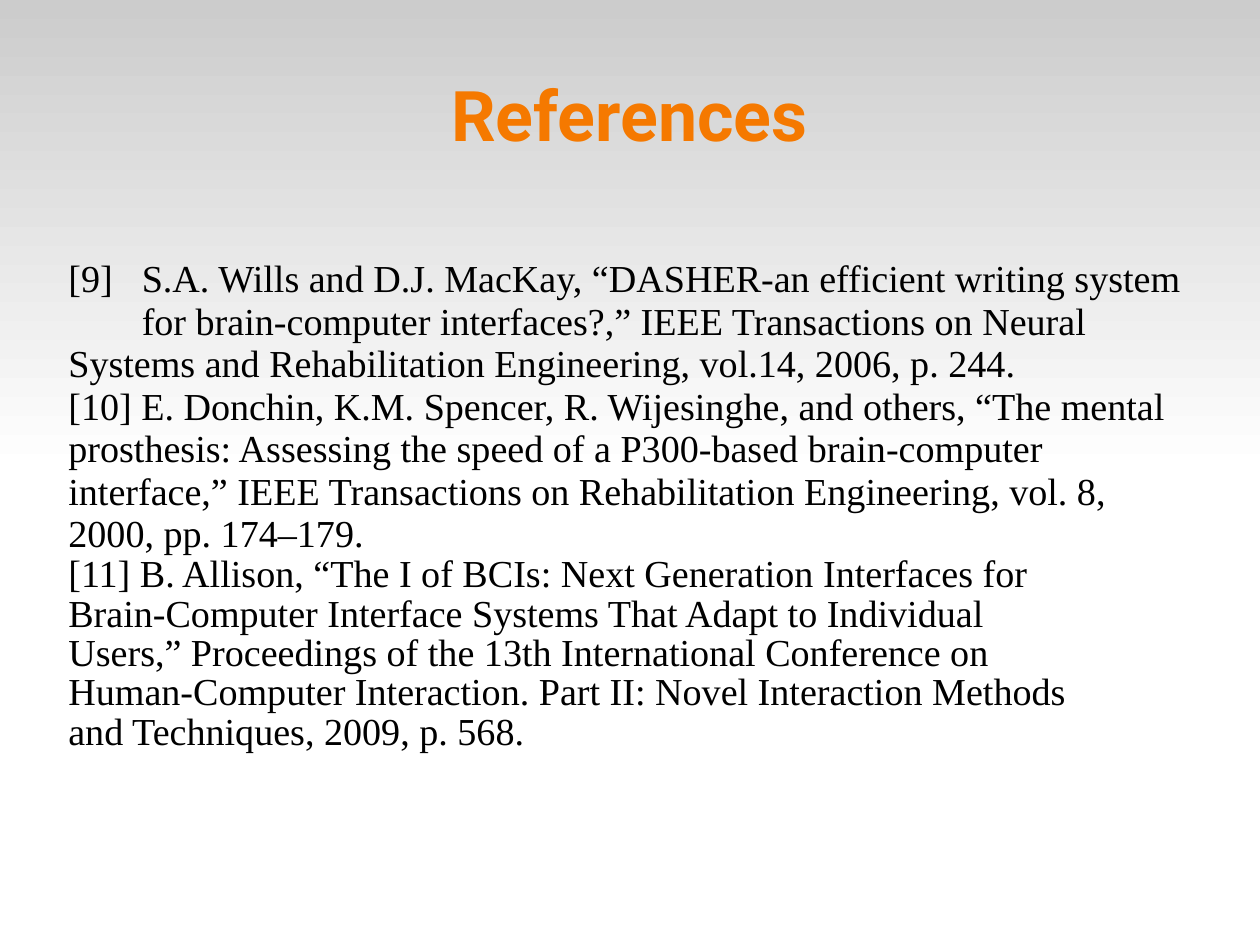
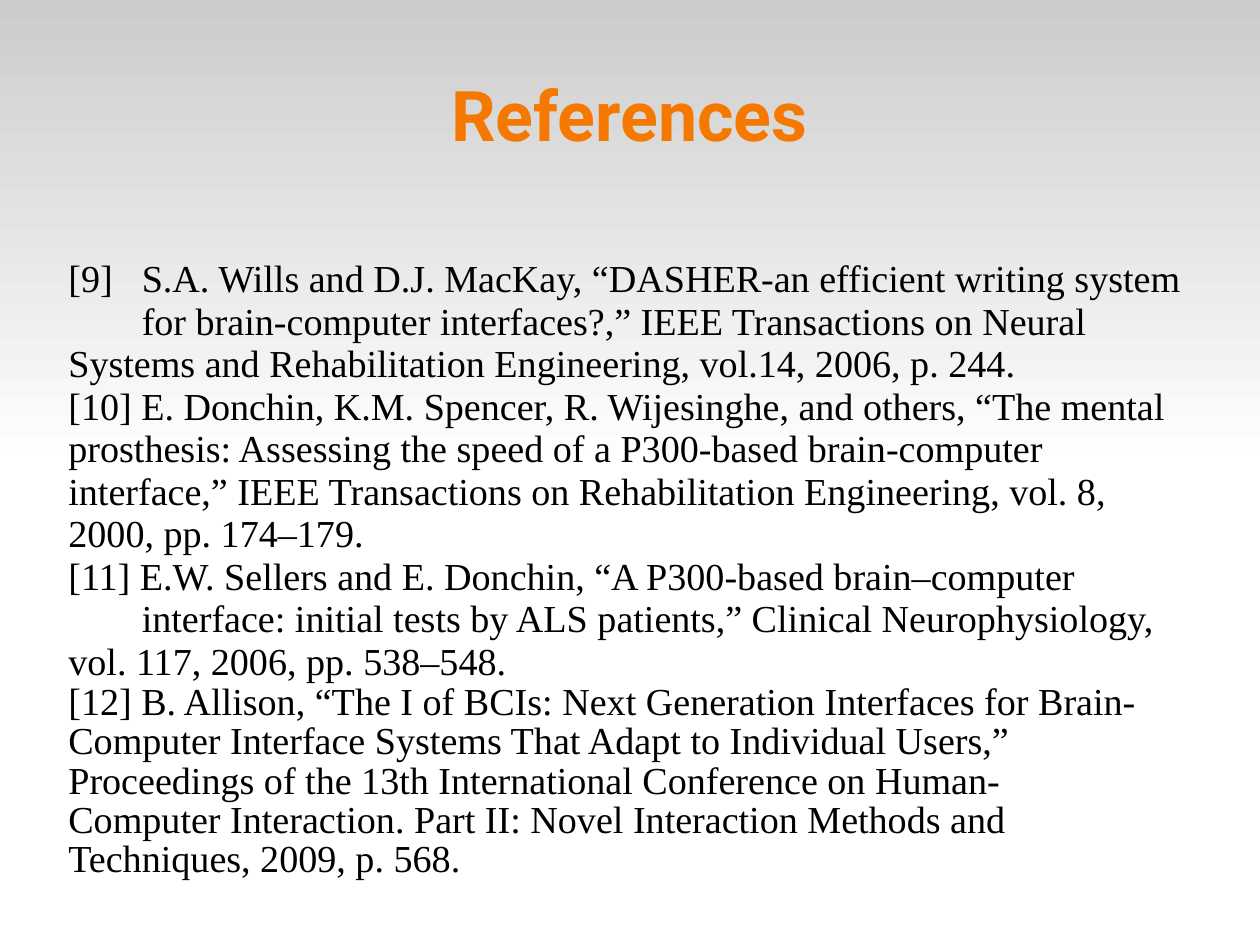
Before and after one commit to abdullah38rcc/BCI-Virtual-Keyboard, a slide deck: slide 19 of master's/docs/virtKey.ppt. Drawn at 1260x945 pixels with LibreOffice and Linux fonts; fonts in the diff are those of the drawing. Boxes give left, top, right and bottom in pixels: in the first picture for what was removed or moved away, otherwise in the second. Text is boxed around its words. In the diff, an @@ line names an element or a change of style, - is before the commit and + after.

```diff
--- a/master's/docs/virtKey.ppt
+++ b/master's/docs/virtKey.ppt
@@ text at (x1=68, y1=563, x2=1154, y2=834): text changed @@
-[11] B. Allison, “The I of BCIs: Next Generation Interfaces for Brain-Computer Interface Systems That Adapt to Individual Users,” Proceedings of the 13th International Conference on Human-Computer Interaction. Part II: Novel Interaction Methods and Techniques, 2009, p. 568.
+[11] E.W. Sellers and E. Donchin, “A P300-based brain–computer
+interface: initial tests by ALS patients,” Clinical Neurophysiology, vol. 117, 2006, pp. 538–548.
+[12] B. Allison, “The I of BCIs: Next Generation Interfaces for Brain- Computer Interface Systems That Adapt to Individual Users,” Proceedings of the 13th International Conference on Human- Computer Interaction. Part II: Novel Interaction Methods and Techniques, 2009, p. 568.
```
Also in this commit, not shown: 1 slide added, 1 slide removed.
